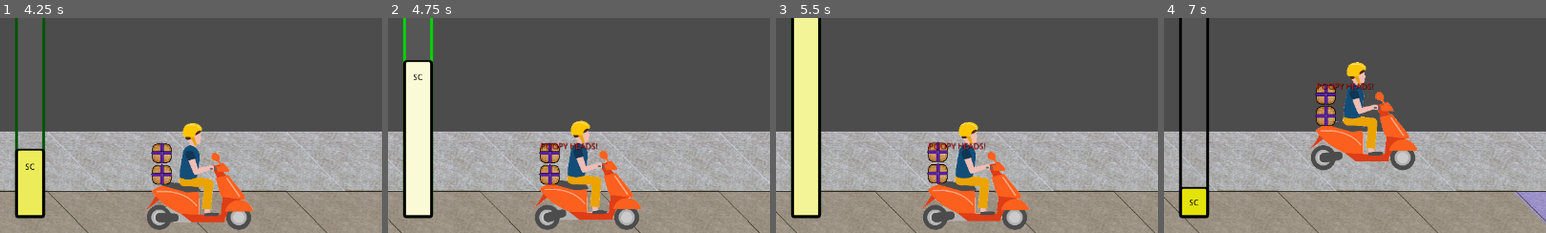
Above: before the commit, frames 1-4 (left to right).
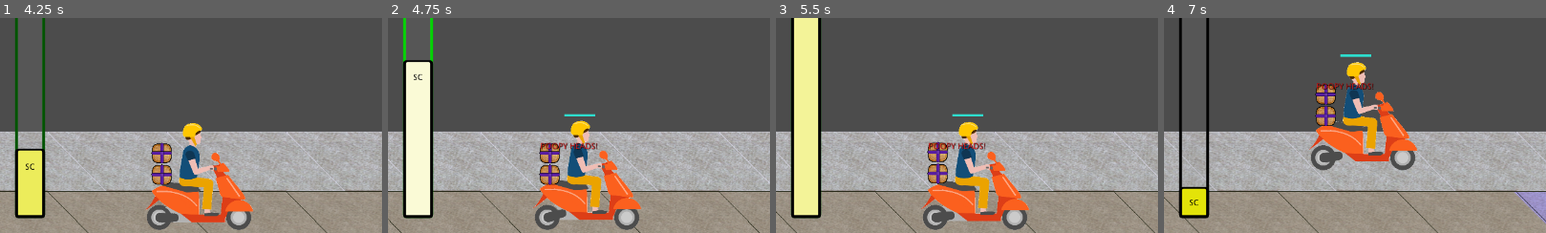
Above: after the commit, the same moments.

Repository: Anatolij-Grigorjev/MopedRebelGO
Game: Godot game, scene res://stages/test/test_stage.tscn
The game is run twice, just before and just after one commit, with the same random seed, the same clock (stepped at 60 frames per second) and the same inputs.
Inputs:
- Up to frame 1 (4.25 s): hold W (swerve_up) 0.53-1.28 s; tap P (say_diss) every 0.75 s from 0.6 to 3.6 s; hold S (swerve_down) 1.28-2.03 s; hold W (swerve_up) 2.03-3.53 s; hold S (swerve_down) from 3.53 s (still down); tap Space (debug1) at 4.15 s
- Up to frame 2 (4.75 s): keep holding S (swerve_down); tap P (say_diss) at 4.35 s
- Up to frame 3 (5.5 s): keep holding S (swerve_down); tap K (debug2) at 4.9 s; tap P (say_diss) at 5.1 s
- Up to frame 4 (7 s): release S (swerve_down) at 5.78 s; hold W (swerve_up) from 5.78 s (still down); tap P (say_diss) at 5.85, 6.6 s
The pictures show only the part of the screen within x 1-51%, y 50-100%; the shares and areas given below are measured in that part.

Frame 1 is identical in both runs. In frame 2, 0.1% of the frame differs, in the area x 46-55%, y 44-46%; in frame 3, 0.1%; in frame 4, 0.1%, in the area x 46-55%, y 16-19%.
Error in both runs: Invalid get index '-1' (on base: 'Array'). (res://utils/logger.gd:103)

Commit message:
add diss colldown bar, WIP diss channel polygon

Diff:
--- a/game/project.godot
+++ b/game/project.godot
@@ -25,9 +25,19 @@
 "path": "res://obstacles/citizens/citizen.gd"
 }, {
 "base": "Node2D",
+"class": "CooldownBar",
+"language": "GDScript",
+"path": "res://rebel/cooldown_bar.gd"
+}, {
+"base": "Node2D",
 "class": "DeliveryPackage",
 "language": "GDScript",
 "path": "res://rebel/delivery_package.gd"
+}, {
+"base": "Node2D",
+"class": "DissAim",
+"language": "GDScript",
+"path": "res://rebel/diss_aim.gd"
 }, {
 "base": "Control",
 "class": "EarnedPoints",
@@ -108,7 +118,9 @@
 "AngerPulse": "",
 "C": "",
 "CitizenRoadBlock": "",
+"CooldownBar": "",
 "DeliveryPackage": "",
+"DissAim": "",
 "EarnedPoints": "",
 "GameState": "",
 "HUDController": "",
--- /dev/null
+++ b/game/rebel/cooldown_bar.gd
@@ -0,0 +1,36 @@
+extends Node2D
+class_name CooldownBar
+"""
+Controller for cooldown bar that appears duiring triggered cooldown
+for a specified duration and is invisible otherwise
+"""
+
+onready var _bar: ProgressBar = $ProgressBar
+
+
+var _is_cooldown_running: bool = false
+var _cooldown_time_left: float = 0.0
+var _max_cooldown: float = 1.0
+
+
+func _ready() -> void:
+	_bar.visible = _is_cooldown_running
+	_bar.max_value = _max_cooldown
+
+
+func _process(delta: float) -> void:
+	if (_is_cooldown_running):
+		_bar.value = _bar.max_value - _cooldown_time_left
+		_cooldown_time_left -= delta
+		if (_bar.value == _bar.max_value):
+			_is_cooldown_running = false
+			_bar.visible = false
+
+
+func start_cooldown(cooldown_time: float) -> void:
+	if (cooldown_time):
+		_bar.visible = true
+		_is_cooldown_running = true
+		_cooldown_time_left = cooldown_time
+		_bar.max_value = cooldown_time
+		_bar.value = 0.0
--- /dev/null
+++ b/game/rebel/cooldown_bar.tscn
@@ -0,0 +1,26 @@
+[gd_scene load_steps=4 format=2]
+
+[ext_resource path="res://rebel/cooldown_bar.gd" type="Script" id=1]
+
+[sub_resource type="StyleBoxFlat" id=1]
+bg_color = Color( 0.180392, 0.87451, 0.811765, 1 )
+border_width_left = 2
+border_width_top = 2
+border_width_right = 2
+border_width_bottom = 2
+border_color = Color( 0.8, 0.8, 0.8, 0 )
+corner_radius_top_left = 2
+corner_radius_bottom_left = 2
+
+[sub_resource type="StyleBoxEmpty" id=2]
+
+[node name="CooldownBar" type="Node2D"]
+script = ExtResource( 1 )
+
+[node name="ProgressBar" type="ProgressBar" parent="."]
+margin_right = 200.0
+margin_bottom = 15.0
+custom_styles/fg = SubResource( 1 )
+custom_styles/bg = SubResource( 2 )
+value = 100.0
+percent_visible = false
--- a/game/rebel/diss_aim.gd
+++ b/game/rebel/diss_aim.gd
@@ -1,10 +1,67 @@
 extends Node2D
+class_name DissAim
 """
 Visual indicator for aiming at a specific civilian. Texture is custom drawn,
 runs along the ground from civilian to moped
 """
 
+export(Color) var channel_modulate: Color = Color.white
+export(float) var channel_width: float = 100
 
 
-func _ready():
+var _channel_body: Texture = preload("res://stages/tile_light_texture.png")
+var _channel_start_position: Vector2
+var _channel_end_position: Vector2
+var _channel_present: bool = false
+
+
+func _ready() -> void:
+	_channel_present = true
+	_channel_start_position = Vector2(100, 600)
+	_channel_end_position = Vector2(500, 450)
 	pass # Replace with function body.
+
+
+func _process(delta: float) -> void:
+	if (Input.is_action_just_released("debug1")):
+		_channel_end_position.x -= 25
+	if (Input.is_action_just_released("debug2")):
+		_channel_end_position.x += 25
+	if (Input.is_action_just_released("swerve_up")):
+		_channel_end_position.y -= 25
+	if (Input.is_action_just_released("swerve_down")):
+		_channel_end_position.y += 25
+	update()
+
+
+func _draw() -> void:
+	if (not _channel_present):
+		return
+
+	var start := _channel_start_position
+	var end := _channel_end_position
+
+	var end_distance: float = end.x - start.x
+	if (end_distance <= 0):
+		return
+
+	#find channel angle
+	var angle_vector := Vector2(end_distance, abs(end.y - start.y))
+	var channel_angle_radians : float = angle_vector.angle()
+	var angle_sin := sin(channel_angle_radians)
+	var angle_cos := cos(channel_angle_radians)
+
+	#create channel points
+	var extents := channel_width / 2
+	var channel_top_left := Vector2(start.x * angle_cos, (start.y - extents) * angle_sin)
+	var channel_top_right := Vector2(end.x * angle_cos, (end.y - extents) * angle_sin)
+	var channel_bottom_right := Vector2(end.x * angle_cos, (end.y + extents) * angle_sin)
+	var channel_bottom_left := Vector2(start.x * angle_cos, (start.y + extents) * angle_sin)
+
+	#draw poly
+	var points_array : PoolVector2Array = [
+		channel_top_left, channel_top_right,
+		channel_bottom_right, channel_bottom_left
+	]
+#	draw_polyline(points_array, channel_modulate, channel_width)
+	draw_colored_polygon(points_array, channel_modulate, [], _channel_body)
--- a/game/rebel/diss_aim.tscn
+++ b/game/rebel/diss_aim.tscn
@@ -2,5 +2,5 @@
 
 [ext_resource path="res://rebel/diss_aim.gd" type="Script" id=1]
 
-[node name="DissAim" type="Node2D"]
+[node name="DissChannel" type="Node2D"]
 script = ExtResource( 1 )
--- a/game/rebel/input_processor.gd
+++ b/game/rebel/input_processor.gd
@@ -8,7 +8,7 @@
 
 
 onready var LOG: Logger = Logger.new(self)
-var max_diss_colldown : float = 0.3
+var max_diss_colldown : float = 0.5
 
 
 var _say_diss_cooldown : float = 0
--- a/game/rebel/moped_rebel.gd
+++ b/game/rebel/moped_rebel.gd
@@ -27,6 +27,7 @@
 onready var pushback_tween : Tween = $PushbackTween
 onready var input : InputProcessor = $InputProcessor
 onready var diss_position : Position2D = $DissPosition
+onready var diss_cooldown_bar: CooldownBar = $CooldownBar
 onready var nrt_travel_emitter : Particles2D = $NRTParticles
 
 
@@ -50,6 +51,7 @@
 			emit_signal("swerve_direction_pressed", desired_swerve_direction)
 		var desire_say_diss : bool = input.process_say_diss()
 		if (desire_say_diss):
+			diss_cooldown_bar.start_cooldown(input.max_diss_colldown)
 			var new_diss := _build_diss_word()
 			emit_signal("diss_said", new_diss)
 	move_and_slide(velocity)
--- a/game/rebel/moped_rebel.tscn
+++ b/game/rebel/moped_rebel.tscn
@@ -7,6 +7,7 @@
 [ext_resource path="res://rebel/rebel_on_moped_high.png" type="Texture" id=5]
 [ext_resource path="res://rebel/packages_bundle.tscn" type="PackedScene" id=6]
 [ext_resource path="res://rebel/obstacle_detector.gd" type="Script" id=7]
+[ext_resource path="res://rebel/cooldown_bar.tscn" type="PackedScene" id=8]
 
 [sub_resource type="SpriteFrames" id=1]
 animations = [ {
@@ -260,4 +261,7 @@
 
 [node name="CollisionShape2D" type="CollisionShape2D" parent="AngerDetector"]
 shape = SubResource( 8 )
+
+[node name="CooldownBar" parent="." instance=ExtResource( 8 )]
+position = Vector2( -100, -500 )
 [connection signal="area_entered" from="AngerDetector" to="." method="_on_AngerDetector_area_entered"]
Not shown: 1 places in game/rebel/moped_rebel.tscn that only renumber resources
